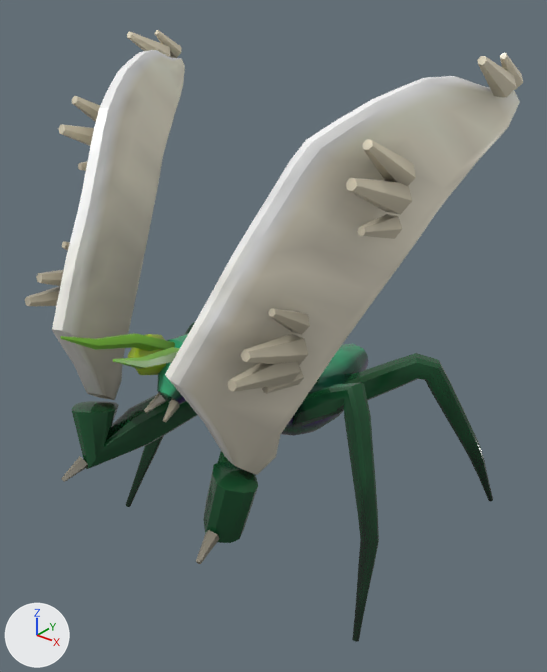
What one commit did to the glTF model public/models/EmeraldMantisAdult.glb.
Both versions are drawn from a camera (50 mm lens) standing at (1.65, -2.05, 2.23) and looking at (0.03, -0.02, 0.98). The axes (+X, +Y, +Z) are drawn at lower left. The lights are the same throughout. The first picture is the older version.

Names of what the first picture shows: 'creature'.
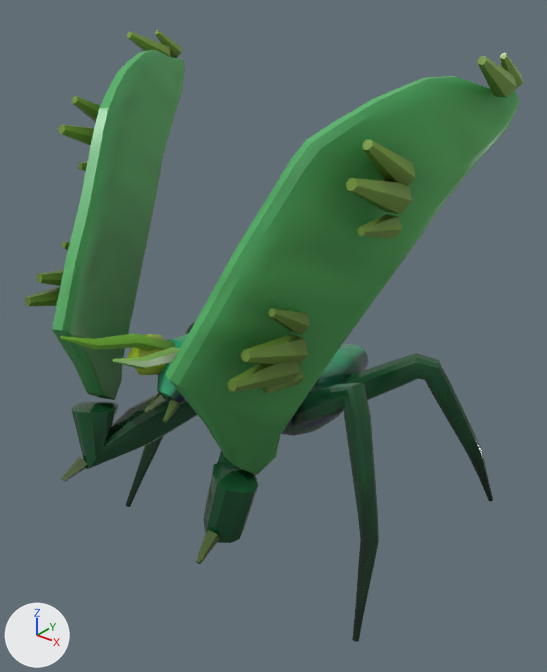
Where the change shows, as pixel boxes (x1, y1, x2, y2) in the pictures (547 x 672 px):
'creature', recoloured (darker)
    both: (25, 30, 523, 564)

Edits to the bpy script that builds the scene:
```text
Change mat_bone_blade:
    add n3 = _N.new('ShaderNodeMix'); n3.name = 'Mix'
    add n3.data_type = 'RGBA'
    add n3.blend_type = 'MULTIPLY'
    add n3.inputs[0].default_value = 1.0  # 'Factor'
    add n3.inputs[7].default_value = (0.083, 0.46, 0.135, 1.0)  # 'B', green #51b567
    where n2 = _N.new('ShaderNodeVertexColor'); n2.name = 'Color Attribute'
    where n0 = _N.new('ShaderNodeBsdfPrincipled'); n0.name = 'Principled BSDF'
    remove _L.new(n2.outputs[0], n0.inputs[0])  # 'Color' to 'Base Color'
    add _L.new(n3.outputs[2], n0.inputs[0])  # 'Result' to 'Base Color'
    add _L.new(n2.outputs[0], n3.inputs[6])  # 'Color' to 'A'
Change mat_spur:
    add n3 = _N.new('ShaderNodeMix'); n3.name = 'Mix'
    add n3.data_type = 'RGBA'
    add n3.blend_type = 'MULTIPLY'
    add n3.inputs[0].default_value = 1.0  # 'Factor'
    add n3.inputs[7].default_value = (0.25, 0.5, 0.09, 1.0)  # 'B', green #89bc55
    where n2 = _N.new('ShaderNodeVertexColor'); n2.name = 'Color Attribute'
    where n0 = _N.new('ShaderNodeBsdfPrincipled'); n0.name = 'Principled BSDF'
    remove _L.new(n2.outputs[0], n0.inputs[0])  # 'Color' to 'Base Color'
    add _L.new(n3.outputs[2], n0.inputs[0])  # 'Result' to 'Base Color'
    add _L.new(n2.outputs[0], n3.inputs[6])  # 'Color' to 'A'
```
